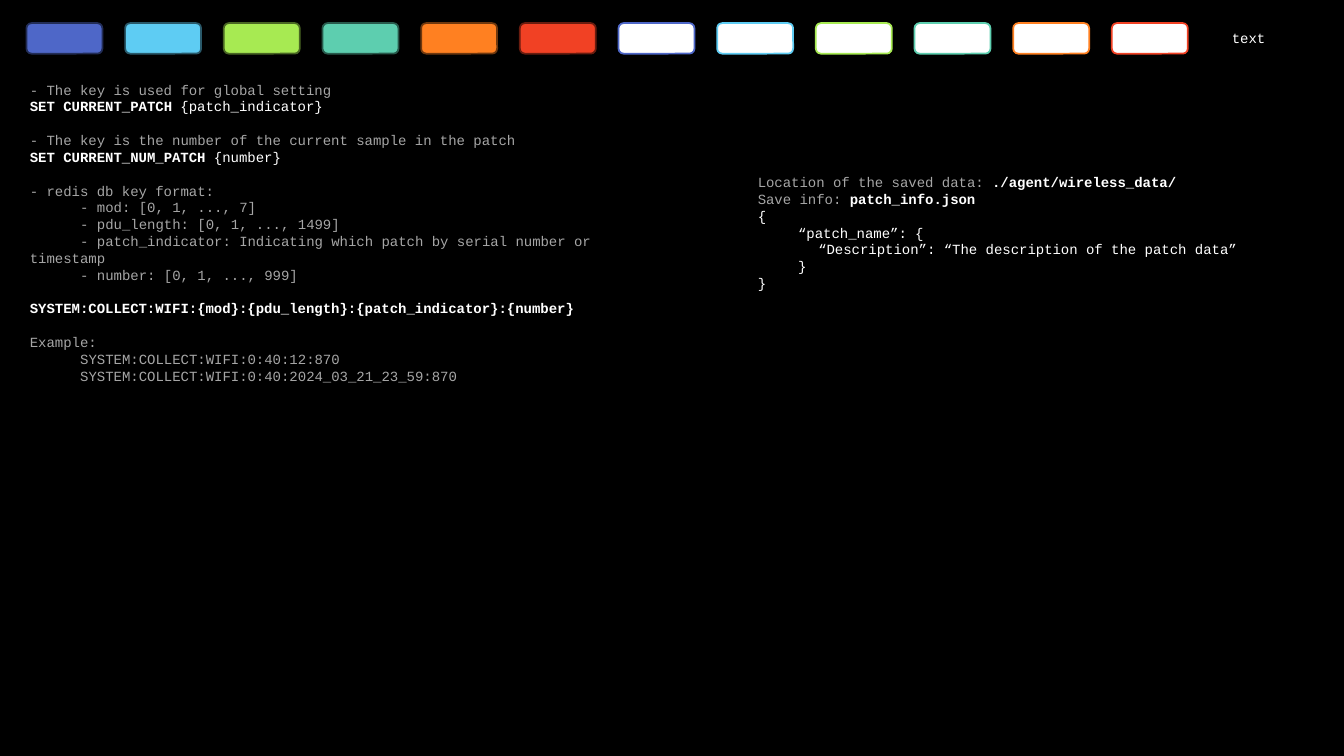
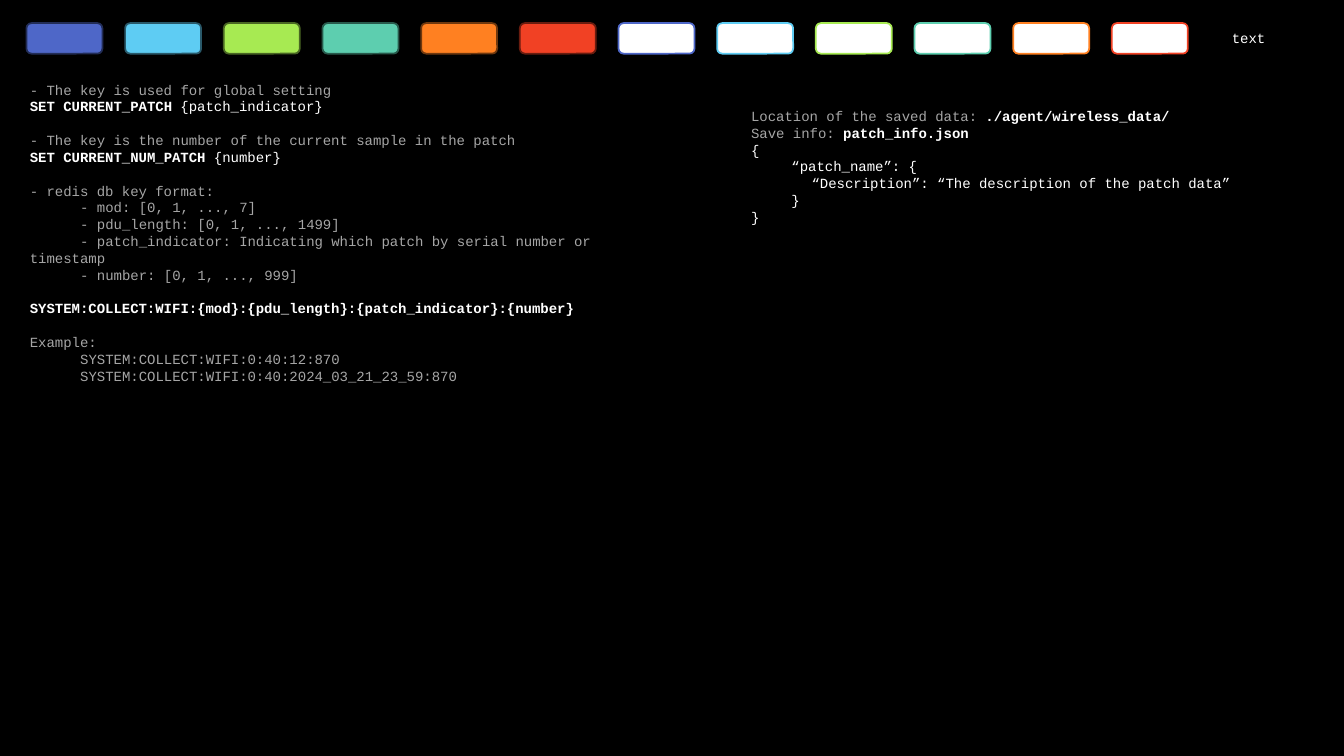
Before and after one commit to chun-chih-lin/wireless_transformer, a slide deck: slide 3 of NOTES.pptx. Drawn at 1344x756 pixels with LibreOffice and Linux fonts; fonts in the diff are those of the drawing; background and template pictures are left out. Boxes give left, top, right and bottom in pixels: in the first picture for what was removed or moved away, otherwise in the second. Text is boxed around its words. In the diff, an @@ line names an element or a change of style, - is before the commit and + after.

Commit message:
update

```diff
--- a/NOTES.pptx
+++ b/NOTES.pptx
@@ text "Location of the saved data: ...": place and size @@
-text "Location of the saved data: ..." at bbox=[758, 177, 1237, 257]
+text "Location of the saved data: ..." at bbox=[751, 111, 1230, 191]
```
